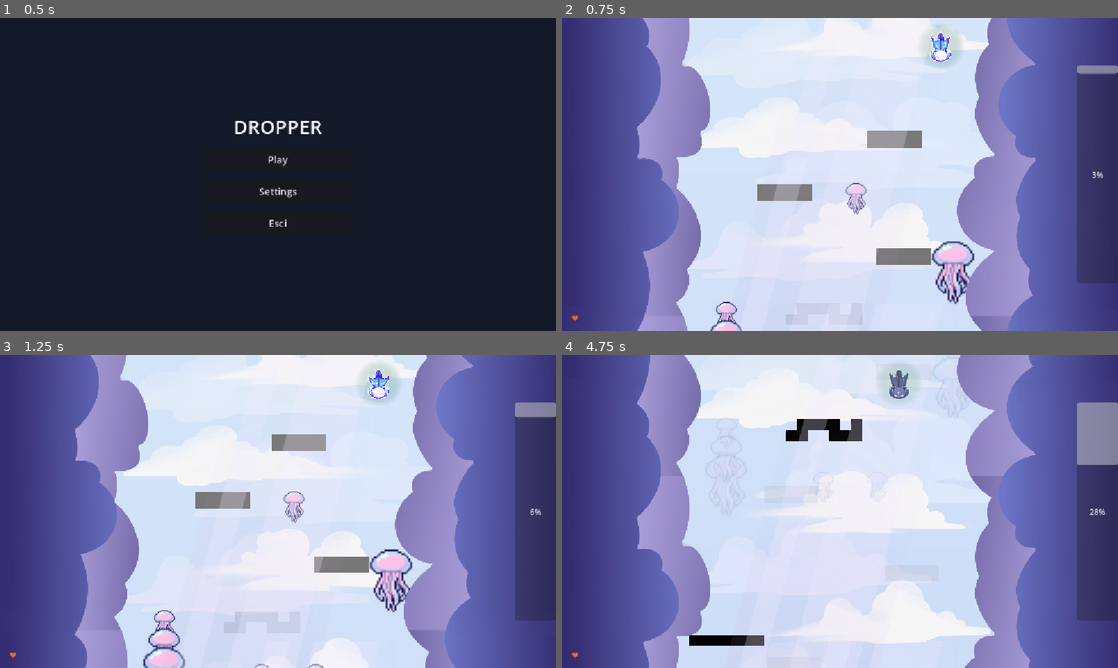
Above: before the commit, frames 1-4 (two rows, left to right).
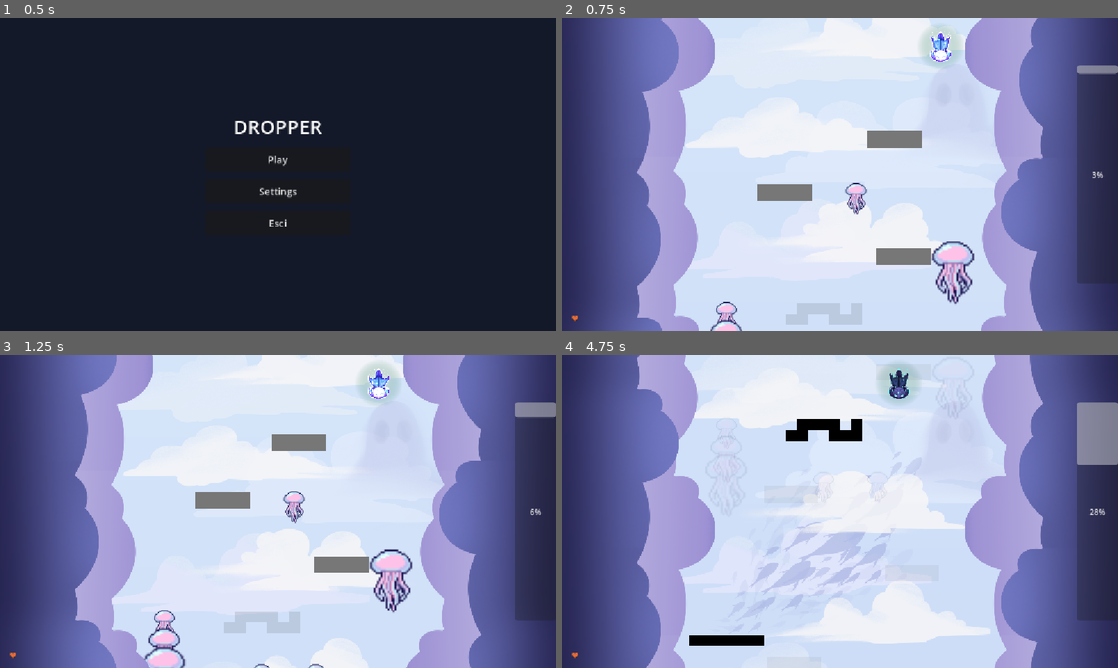
Above: after the commit, the same moments.

Repository: crissoll/Fail-Safe-Game-Jam
Game: Godot game, scene res://scenes/home_menu.tscn
The game is run twice, just before and just after one commit, with the same random seed, the same clock (stepped at 60 frames per second) and the same inputs.
Inputs:
- Up to frame 1 (0.5 s): no input
- Up to frame 2 (0.75 s): click "Play" at 0.5 s
- Up to frame 3 (1.25 s): no input
- Up to frame 4 (4.75 s): tap Enter (reset_level) at 1.25 s; hold D (right) 1.28-2.03 s; tap Space (switch_dimension) every 0.75 s from 1.35 to 4.35 s; hold Up (slow_down) 2.03-2.78 s; hold D (right) 2.78-4.28 s; hold A (left) from 4.28 s (still down)

Frame 1 is identical in both runs. In frame 2, 17% of the frame differs, in the area x 0-100%, y 0-100%; in frame 3, 17%; in frame 4, 19%.

Commit message:
Background polish (#41)
* Added monster, fixed wall seams

* Opacity changes, renamed nodes

* FishSchool Animation

* Polished fish animation

Diff:
--- a/first-prototype----dropper-/scenes/background.tscn
+++ b/first-prototype----dropper-/scenes/background.tscn
@@ -1,16 +1,80 @@
 [gd_scene format=3 uid="uid://cvf36xsuide6q"]
 
 [ext_resource type="Texture2D" uid="uid://khkgk0x540ty" path="res://assets/CloudsBack.png" id="1_wisxt"]
+[ext_resource type="Texture2D" uid="uid://ckyj8t7u7lxc5" path="res://assets/monster.png" id="2_1tmhi"]
 [ext_resource type="Texture2D" uid="uid://dplbkke0neg0l" path="res://assets/CloudsFront.png" id="2_wax1t"]
-[ext_resource type="Texture2D" uid="uid://uoob500h80mv" path="res://assets/WallsBack.png" id="3_1tmhi"]
-[ext_resource type="Texture2D" uid="uid://dmkxi0hc5wkbt" path="res://assets/WallsFront.png" id="4_l5f8m"]
+[ext_resource type="Texture2D" uid="uid://b2r0083tijmhj" path="res://assets/FishFinal copy.png" id="3_1tmhi"]
+[ext_resource type="Texture2D" uid="uid://kmmgejp26mfm" path="res://assets/WallsBL.png" id="4_l5f8m"]
 [ext_resource type="Texture2D" uid="uid://c2hwc7h6v1ua" path="res://assets/Light.png" id="5_6vm3t"]
+[ext_resource type="Texture2D" uid="uid://bicdftpepfcpv" path="res://assets/WallsFrontL.png" id="5_8efq7"]
 
 [sub_resource type="Gradient" id="Gradient_1yjtr"]
 colors = PackedColorArray(0.8352941, 0.8980392, 0.9764706, 1, 0.67058825, 0.7372549, 0.9411765, 1)
 
 [sub_resource type="GradientTexture2D" id="GradientTexture2D_au7uu"]
 gradient = SubResource("Gradient_1yjtr")
+
+[sub_resource type="Animation" id="Animation_l5f8m"]
+resource_name = "FishSwim"
+length = 25.0
+loop_mode = 1
+tracks/0/type = "value"
+tracks/0/imported = false
+tracks/0/enabled = true
+tracks/0/path = NodePath("FishSchool:position")
+tracks/0/interp = 1
+tracks/0/loop_wrap = true
+tracks/0/keys = {
+"times": PackedFloat32Array(3.833333, 8.833333, 13.833333),
+"transitions": PackedFloat32Array(1, 1, 1),
+"update": 0,
+"values": [Vector2(-202, 416), Vector2(9, 242), Vector2(204, 106)]
+}
+tracks/1/type = "value"
+tracks/1/imported = false
+tracks/1/enabled = true
+tracks/1/path = NodePath("FishSchool:modulate")
+tracks/1/interp = 1
+tracks/1/loop_wrap = true
+tracks/1/keys = {
+"times": PackedFloat32Array(3.833333, 6.366667, 10.8, 13.833333),
+"transitions": PackedFloat32Array(1, 1, 1, 1),
+"update": 0,
+"values": [Color(1, 1, 1, 0), Color(1, 1, 1, 0.7019608), Color(1, 1, 1, 0.69803923), Color(1, 1, 1, 0)]
+}
+
+[sub_resource type="Animation" id="Animation_6vm3t"]
+length = 0.001
+tracks/0/type = "value"
+tracks/0/imported = false
+tracks/0/enabled = true
+tracks/0/path = NodePath("FishSchool:position")
+tracks/0/interp = 1
+tracks/0/loop_wrap = true
+tracks/0/keys = {
+"times": PackedFloat32Array(0),
+"transitions": PackedFloat32Array(1),
+"update": 0,
+"values": [Vector2(-202, 416)]
+}
+tracks/1/type = "value"
+tracks/1/imported = false
+tracks/1/enabled = true
+tracks/1/path = NodePath("FishSchool:modulate")
+tracks/1/interp = 1
+tracks/1/loop_wrap = true
+tracks/1/keys = {
+"times": PackedFloat32Array(0),
+"transitions": PackedFloat32Array(1),
+"update": 0,
+"values": [Color(1, 1, 1, 0)]
+}
+
+[sub_resource type="AnimationLibrary" id="AnimationLibrary_8efq7"]
+_data = {
+&"FishSwim": SubResource("Animation_l5f8m"),
+&"RESET": SubResource("Animation_6vm3t")
+}
 
 [node name="Background" type="Node2D" unique_id=1577599243]
 
@@ -29,20 +93,46 @@
 [node name="ParallaxBackground3" type="ParallaxBackground" parent="." unique_id=343862528]
 layer = -250
 
-[node name="ParallaxLayer" type="ParallaxLayer" parent="ParallaxBackground3" unique_id=1436661856]
+[node name="CloudsBack" type="ParallaxLayer" parent="ParallaxBackground3" unique_id=1436661856]
 motion_scale = Vector2(1, 0.1)
 motion_mirroring = Vector2(0, 465.69)
 
-[node name="Sprite2D" type="Sprite2D" parent="ParallaxBackground3/ParallaxLayer" unique_id=766140395]
+[node name="Sprite2D" type="Sprite2D" parent="ParallaxBackground3/CloudsBack" unique_id=766140395]
 position = Vector2(-1.5000029, 185)
 scale = Vector2(0.34852433, 0.3510802)
 texture = ExtResource("1_wisxt")
 
-[node name="ParallaxLayer2" type="ParallaxLayer" parent="ParallaxBackground3" unique_id=1419573344]
+[node name="Monster" type="ParallaxLayer" parent="ParallaxBackground3" unique_id=827258641]
+motion_scale = Vector2(1, 0)
+
+[node name="Sprite2D" type="Sprite2D" parent="ParallaxBackground3/Monster" unique_id=723888116]
+modulate = Color(1, 1, 1, 0.48235294)
+position = Vector2(-1.5000029, 185)
+scale = Vector2(0.34852433, 0.3510802)
+texture = ExtResource("2_1tmhi")
+
+[node name="FishLayer" type="ParallaxLayer" parent="ParallaxBackground3" unique_id=1347385805]
+motion_scale = Vector2(1, 0)
+
+[node name="FishSchool" type="Node2D" parent="ParallaxBackground3/FishLayer" unique_id=1241656484]
+modulate = Color(1, 1, 1, 0)
+position = Vector2(-202, 416)
+
+[node name="Sprite2D" type="Sprite2D" parent="ParallaxBackground3/FishLayer/FishSchool" unique_id=1089289971]
+scale = Vector2(0.35, 0.35)
+texture = ExtResource("3_1tmhi")
+
+[node name="AnimationPlayer" type="AnimationPlayer" parent="ParallaxBackground3/FishLayer" unique_id=523029293]
+libraries/ = SubResource("AnimationLibrary_8efq7")
+autoplay = &"FishSwim"
+speed_scale = 1.87
+
+[node name="CloudsFront" type="ParallaxLayer" parent="ParallaxBackground3" unique_id=1419573344]
+modulate = Color(1, 1, 1, 0.8352941)
 motion_scale = Vector2(1, 0.3)
 motion_mirroring = Vector2(0, 465.69)
 
-[node name="Sprite2D" type="Sprite2D" parent="ParallaxBackground3/ParallaxLayer2" unique_id=1048403363]
+[node name="Sprite2D" type="Sprite2D" parent="ParallaxBackground3/CloudsFront" unique_id=1048403363]
 position = Vector2(-1.5000029, 185)
 scale = Vector2(0.34852433, 0.3510802)
 texture = ExtResource("2_wax1t")
@@ -57,22 +147,24 @@
 [node name="Sprite2D" type="Sprite2D" parent="ParallaxBackground/ParallaxLayer" unique_id=1288392435]
 position = Vector2(0, 436)
 scale = Vector2(0.363, 0.364)
-texture = ExtResource("3_1tmhi")
+texture = ExtResource("4_l5f8m")
 
-[node name="ParallaxLayer2" type="ParallaxLayer" parent="ParallaxBackground" unique_id=719228116]
+[node name="WallsFront" type="ParallaxLayer" parent="ParallaxBackground" unique_id=719228116]
 motion_scale = Vector2(1, 1.2)
 motion_mirroring = Vector2(0, 943.488)
 
-[node name="Sprite2D" type="Sprite2D" parent="ParallaxBackground/ParallaxLayer2" unique_id=485829622]
+[node name="Sprite2D" type="Sprite2D" parent="ParallaxBackground/WallsFront" unique_id=485829622]
 position = Vector2(0, 436)
 scale = Vector2(0.363, 0.364)
-texture = ExtResource("4_l5f8m")
+texture = ExtResource("5_8efq7")
 
-[node name="ParallaxLayer3" type="ParallaxLayer" parent="ParallaxBackground" unique_id=2098930633]
+[node name="LightRay" type="ParallaxLayer" parent="ParallaxBackground" unique_id=2098930633]
+visible = false
 motion_scale = Vector2(1, 0)
-motion_mirroring = Vector2(0, 465.69)
 
-[node name="Sprite2D" type="Sprite2D" parent="ParallaxBackground/ParallaxLayer3" unique_id=1462990843]
+[node name="Sprite2D" type="Sprite2D" parent="ParallaxBackground/LightRay" unique_id=1462990843]
+modulate = Color(1, 1, 1, 0.7921569)
+light_mask = 5
 position = Vector2(-19.429943, 256.17993)
 scale = Vector2(0.36235237, 0.461142)
 texture = ExtResource("5_6vm3t")
Binary file added: first-prototype----dropper-/assets/FishFinal copy.png
Not shown, added: first-prototype----dropper-/assets/FishFinal copy.png.import
Binary file added: first-prototype----dropper-/assets/WallsBL.png
Not shown, added: first-prototype----dropper-/assets/WallsBL.png.import
Binary file added: first-prototype----dropper-/assets/WallsFrontL.png
Not shown, added: first-prototype----dropper-/assets/WallsFrontL.png.import
Binary file added: first-prototype----dropper-/assets/fish_school 2.png
Not shown, added: first-prototype----dropper-/assets/fish_school 2.png.import
Binary file added: first-prototype----dropper-/assets/monster.png
Not shown, added: first-prototype----dropper-/assets/monster.png.import
Not shown, added: .DS_Store
Not shown, added: first-prototype----dropper-/.DS_Store
(and 1 more such lines)
